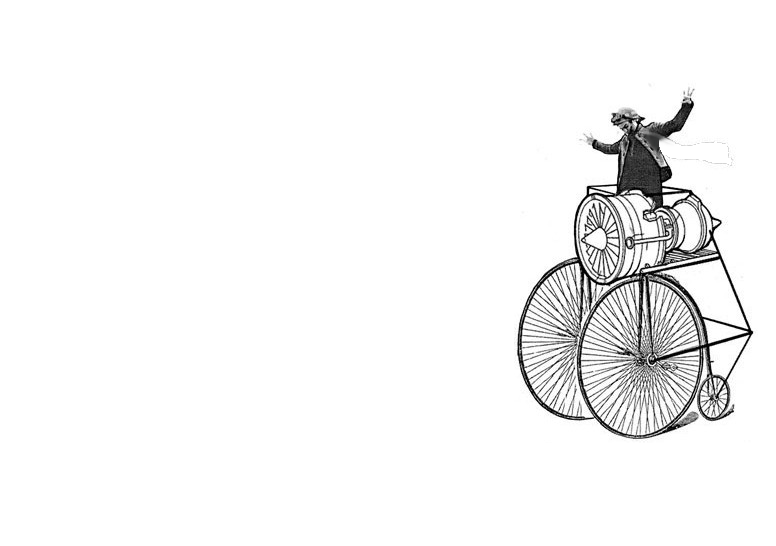
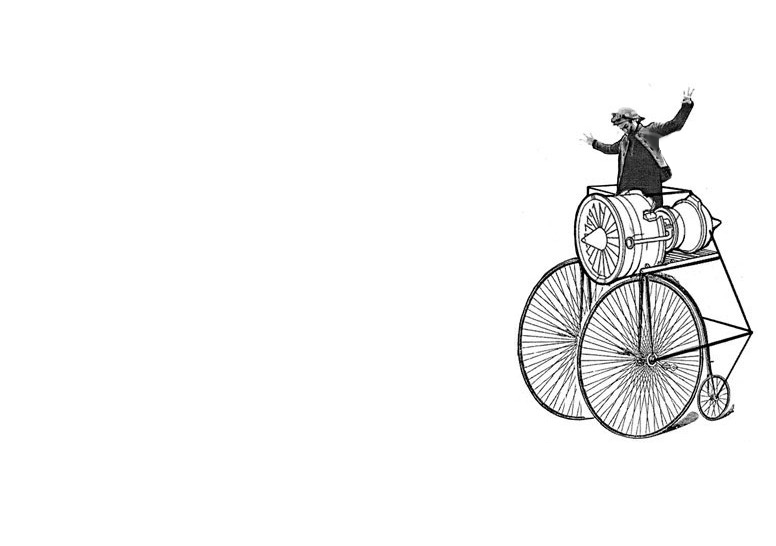
Comparing the layer stacks of the two w=776, h=546 images. Changes:
removed layer "Layer 6" over (x1=646, y1=116, x2=736, y2=193)
painted on "Layer 5" over (x1=646, y1=116, x2=736, y2=193)
